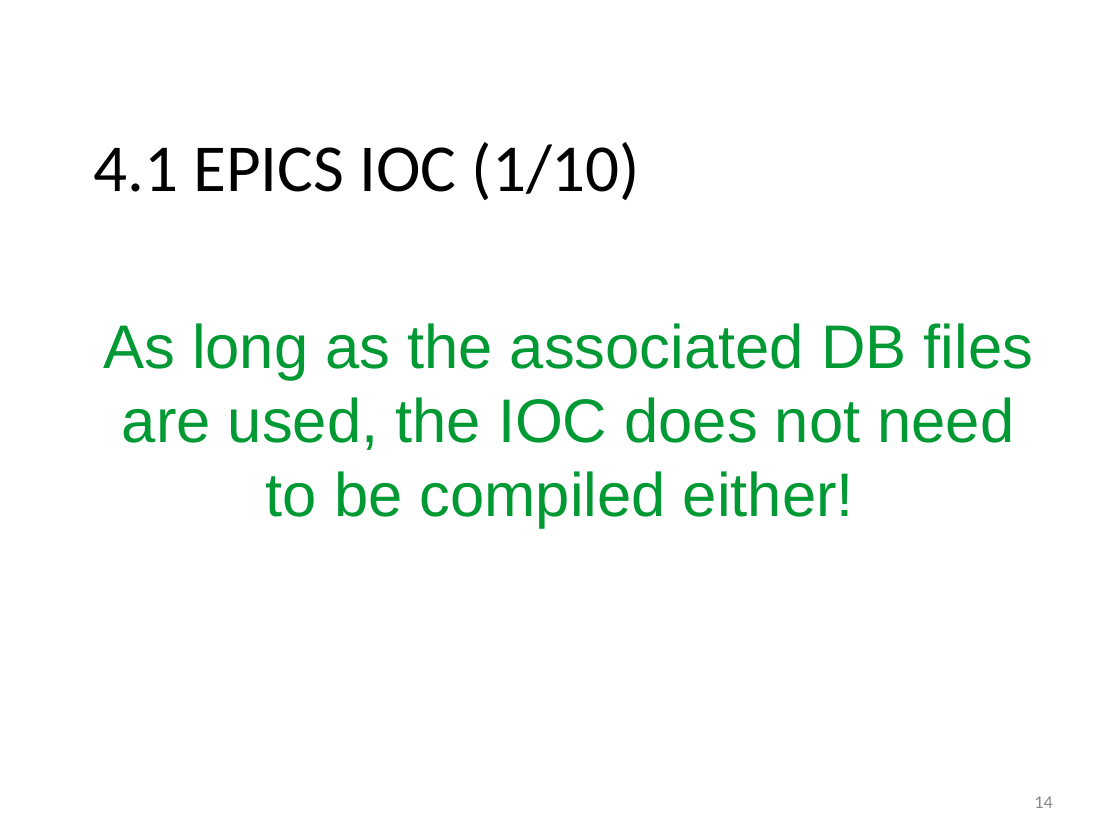
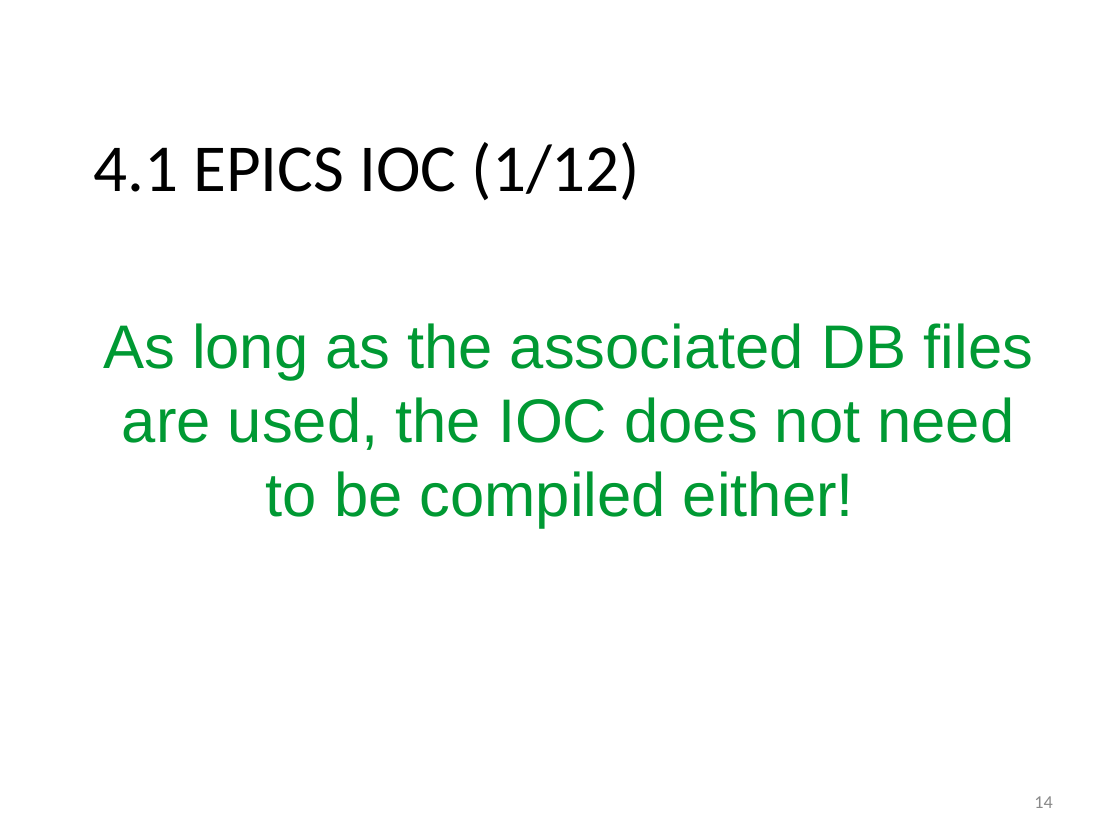
Before and after one commit to lnls-sol/project-nheengatu, a slide deck: slide 14 of docs/CRIO-EPICs-integration.odp. Drawn at 1120x840 pixels with LibreOffice and Linux fonts; fonts in the diff are those of the drawing; background and template pictures are left out. Boxes give left, top, right and bottom in pixels: in the first picture for what was removed or moved away, otherwise in the second. Text is boxed around its words. In the diff, an @@ line names an element or a change of style, - is before the commit and + after.

```diff
--- a/docs/CRIO-EPICs-integration.odp
+++ b/docs/CRIO-EPICs-integration.odp
@@ text at (93,142,641,200): text changed @@
-4.1 EPICS IOC (1/10)
+4.1 EPICS IOC (1/12)
```
Also in this commit, not shown: 14 other slides changed, 5 slides added, 1 slide removed, 1 other file.
